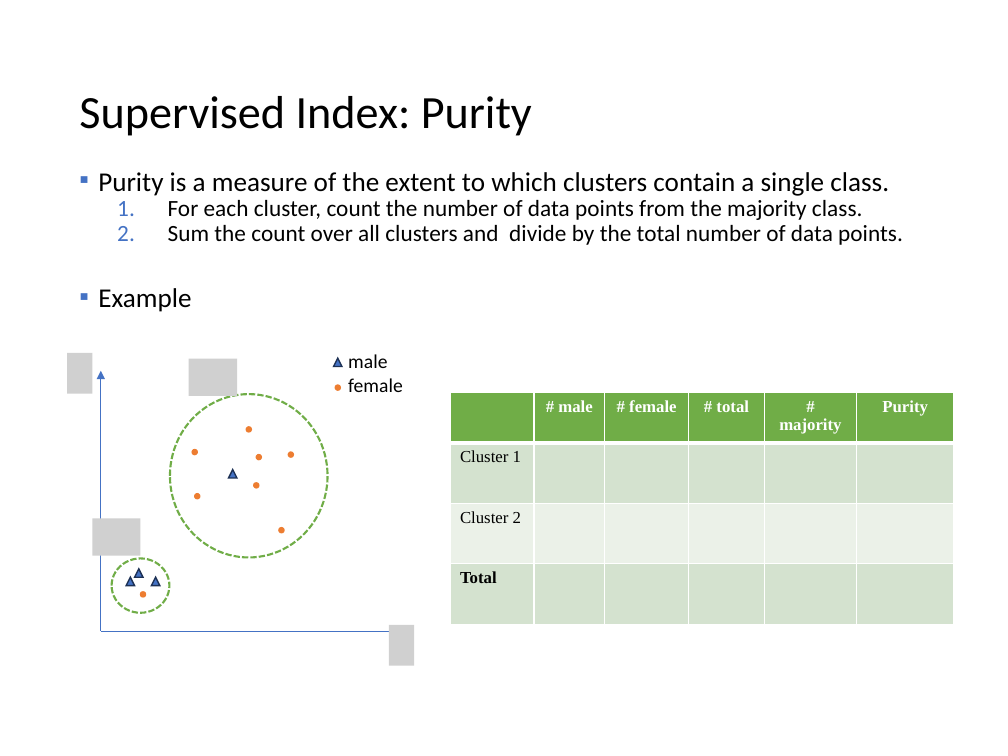
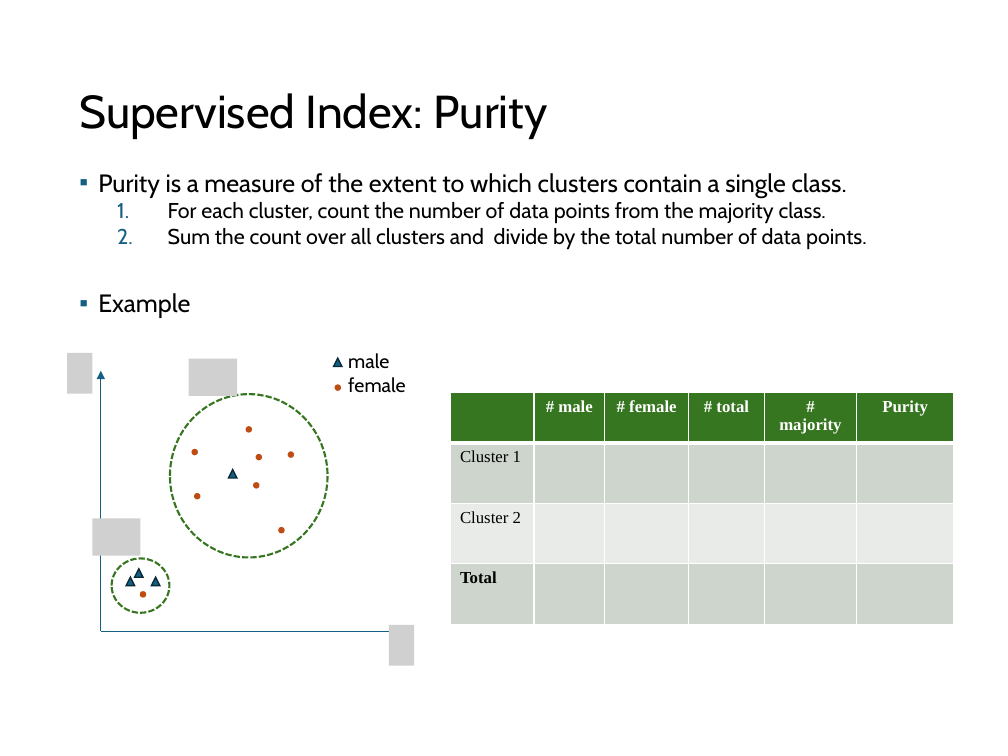
Before and after one commit to mhahsler/Introduction_to_Data_Mining_R_Examples, a slide deck: slide 90 of slides/chap7_basic_cluster_analysis.pptx. Drawn at 1008x756 pixels with LibreOffice and Linux fonts; fonts in the diff are those of the drawing; grey boxes stand for pictures. Boxes give left, top, right and bottom in pixels: in the first picture for what was removed or moved away, otherwise in the second. Text is boxed around its words. In the diff, an @@ line names an element or a change of style, - is before the commit and + after.

```diff
--- a/slides/chap7_basic_cluster_analysis.pptx
+++ b/slides/chap7_basic_cluster_analysis.pptx
@@ title "Supervised Index: Purity" at (79, 93, 548, 139): font Calibri to Cabin @@
@@ text "Purity is a measure of ..." at (98, 173, 867, 318): size 19.4 to 17.9 pt in "Purity is a measure of the extent ...", "Example"; font Calibri to Cabin; size 16.6 to 15.3 pt in "For each cluster, count the number of ...", "Sum the count over all clusters and ..."; line spacing 0.7 to 0.8; bullet colour #4472C4 to #156082 @@
@@ fill #4472C4 to #156082; outline #1E3256 1 pt to #092A39 1 pt in 5 elements at (126, 578, 134, 586), (151, 578, 159, 586), (135, 569, 143, 577), (229, 470, 237, 478), (334, 358, 342, 366) @@
@@ text "male" at (348, 353, 406, 393): font Calibri to Cabin @@
@@ arrow (101, 631) - (101, 371): stroke #4472C4 0.5 pt to #156082 0.5 pt @@
@@ fill #ED7D31 to #BE4D14; outline #ED7D31 1 pt to #BE4D14 1 pt in 9 elements at (256, 455, 261, 460), (254, 483, 259, 488), (246, 427, 251, 432), (193, 450, 198, 455), (195, 494, 200, 499), (279, 528, 284, 533), (288, 453, 293, 458), (140, 592, 145, 597), (336, 385, 341, 390) @@
@@ ellipse at (170, 394, 328, 557): outline #70AD47 1.5 pt dashed to #377620 1.5 pt dashed @@
@@ table at (450, 392, 953, 614) @@
@@ fill #70AD47 to #377620 in row 1 @@
@@ fill #D5E3CF to #CED6CD in 12 cells @@
@@ fill #EBF1E9 to #E8ECE8 in row 3 @@
@@ ellipse at (112, 558, 169, 613): outline #70AD47 1.5 pt dashed to #377620 1.5 pt dashed @@
@@ arrow (101, 631) - (403, 631): stroke #4472C4 0.5 pt to #156082 0.5 pt @@
```
Also in this commit, not shown: 94 other slides changed, 1 other file.
